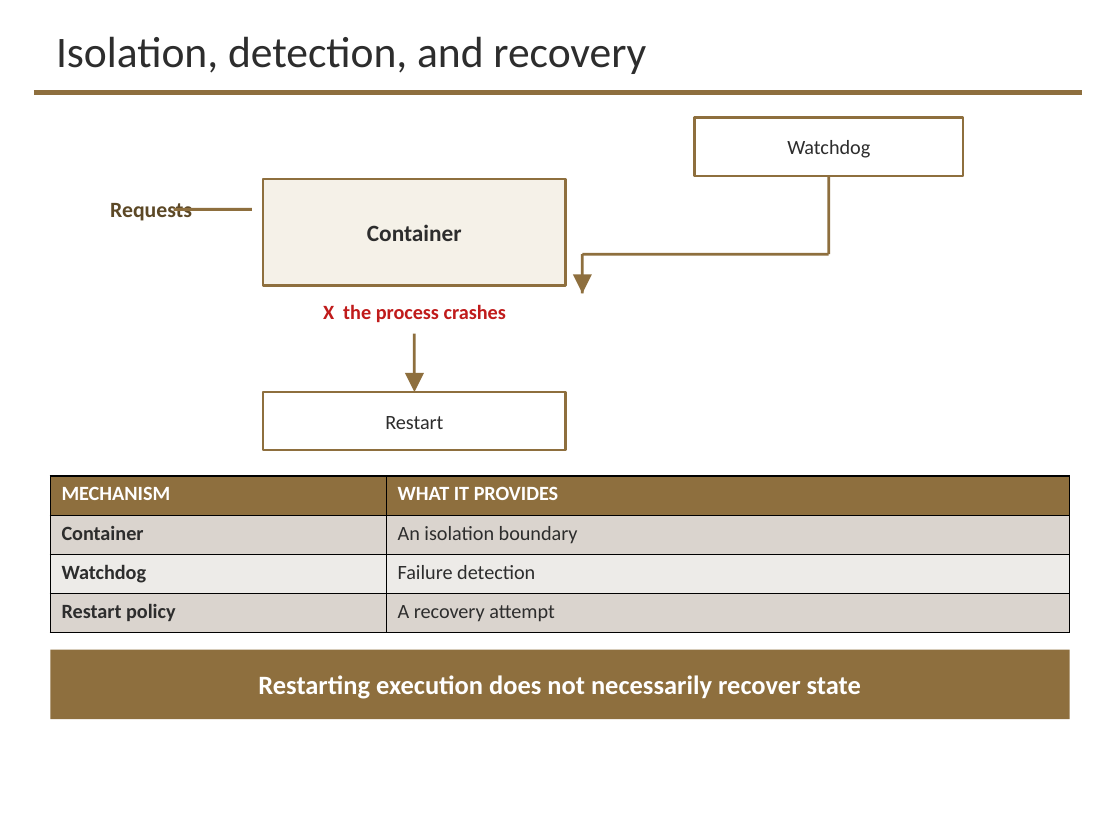
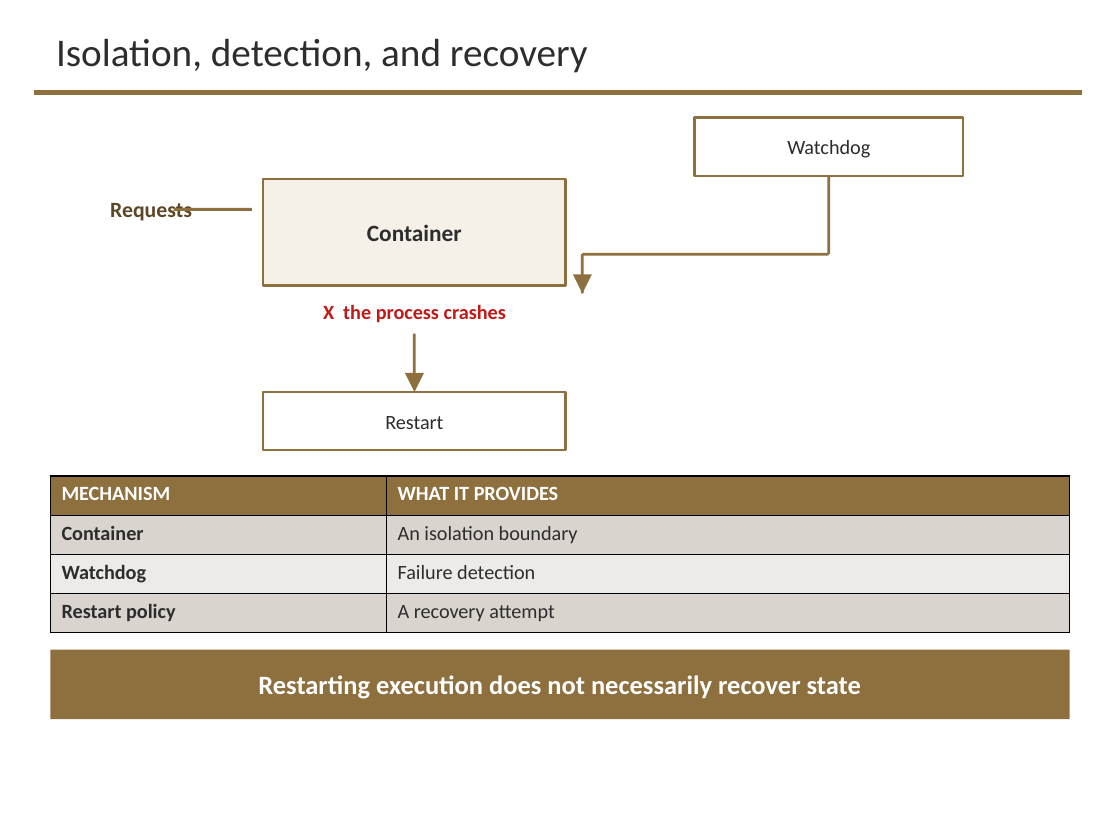
Before and after one commit to davisjam/model-based-agentic-software-engineering, a slide deck: slide 18 of course/lectures/act-3-software-in-the-world/04-performance-and-reliability/3-4-Performance-and-Reliability-2-Reliability-Engineering.pptx (slide 15 before the commit). Drawn at 1120x840 pixels with LibreOffice and Linux fonts; fonts in the diff are those of the drawing; background and template pictures are left out. Boxes give left, top, right and bottom in pixels: in the first picture for what was removed or moved away, otherwise in the second. Text is boxed around its words. In the diff, an @@ line names an element or a change of style, - is before the commit and + after.

```diff
--- a/course/lectures/act-3-software-in-the-world/04-performance-and-reliability/3-4-Performance-and-Reliability-2-Reliability-Engineering.pptx
+++ b/course/lectures/act-3-software-in-the-world/04-performance-and-reliability/3-4-Performance-and-Reliability-2-Reliability-Engineering.pptx
@@ title "Isolation, detection, and recovery" at <box>56,38,588,73</box>: size 28 to 25.2 pt @@
```
Also in this commit, not shown: 22 other slides changed, 9 slides added, 3 slides removed, 2 other files.
